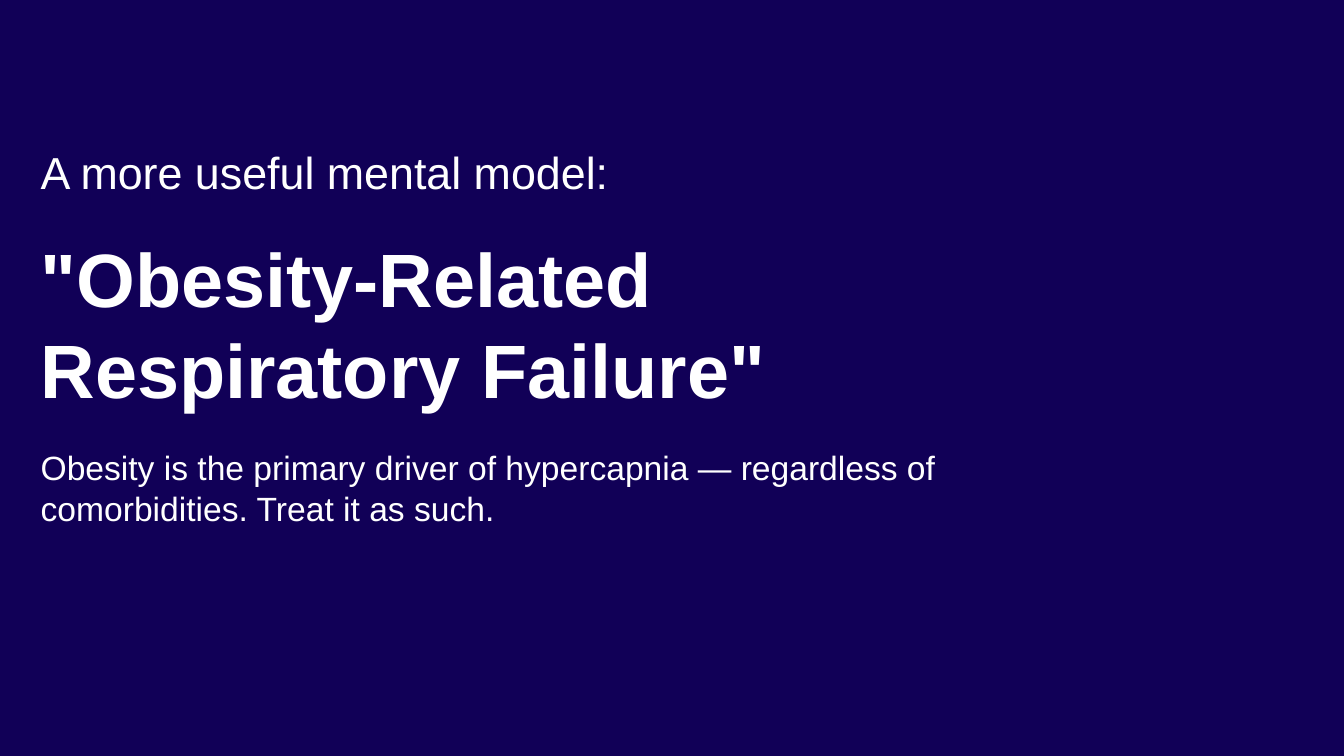
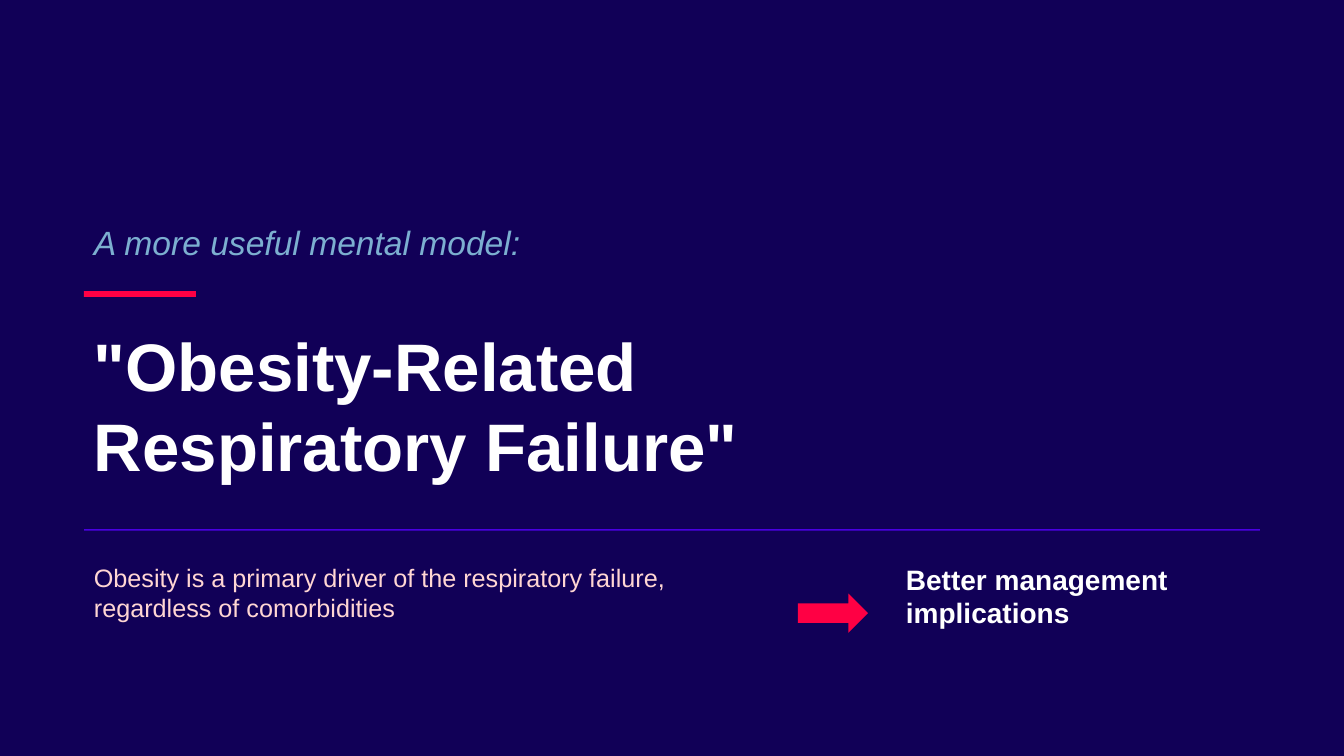
Before and after one commit to reblocke/clinical_talks, a slide deck: slide 6 of archive/Presentations/Locke Utah ACP OHS 2026.pptx (slide 4 before the commit). Drawn at 1344x756 pixels with LibreOffice and Linux fonts; fonts in the diff are those of the drawing. Boxes give left, top, right and bottom in pixels: in the first picture for what was removed or moved away, otherwise in the second. Text is boxed around its words. In the diff, an @@ line names an element or a change of style, - is before the commit and + after.

```diff
--- a/archive/Presentations/Locke Utah ACP OHS 2026.pptx
+++ b/archive/Presentations/Locke Utah ACP OHS 2026.pptx
@@ background #FFFFFF to #F7F5F9 @@
@@ text removed at <box>41,156,935,522</box> @@
-A more useful mental model:
-"Obesity-Related Respiratory Failure"
-Obesity is the primary driver of hypercapnia — regardless of comorbidities. Treat it as such.
@@ text added at <box>94,230,520,256</box>, 24 pt, text #7CAFD0, italic @@
+A more useful mental model:
@@ rectangle added at <box>84,291,196,297</box>, fill #FF0044 @@
@@ text added at <box>94,342,738,484</box>, 48 pt, text #FFFFFF, bold @@
+"Obesity-Related
+Respiratory Failure"
@@ rectangle added at <box>84,529,1260,530</box>, fill #4A00E2 @@
@@ text added at <box>94,568,665,623</box>, 18 pt, text #FFD6D3 @@
+Obesity is a primary driver of the respiratory failure, regardless of comorbidities
@@ right arrow added at <box>799,594,868,633</box>, fill #FF0044 @@
@@ text added at <box>906,570,1168,628</box>, 20 pt, text #FFFFFF, bold @@
+Better management
+implications
```
Also in this commit, not shown: 28 other slides changed, 11 slides added.
